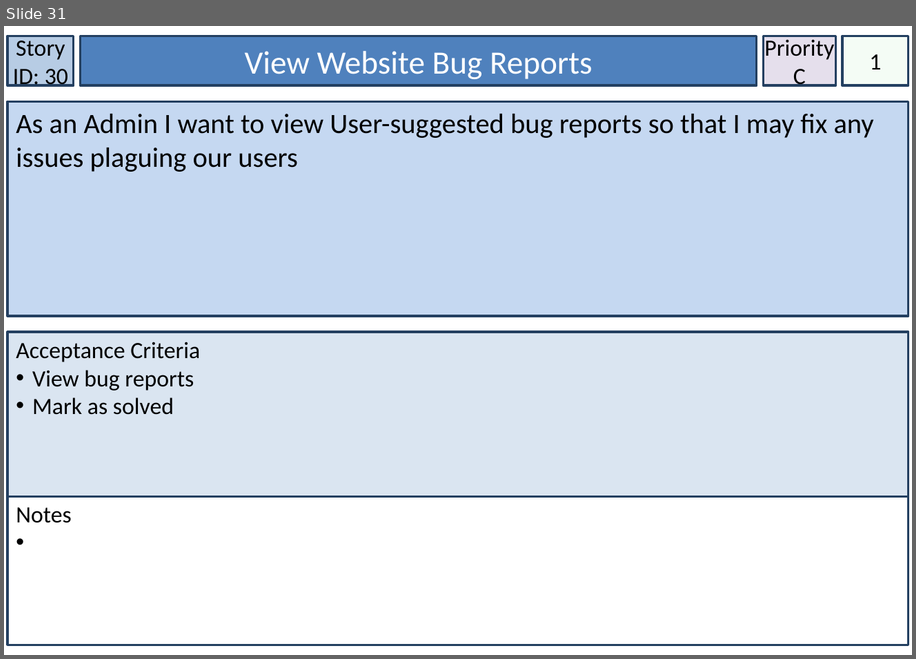
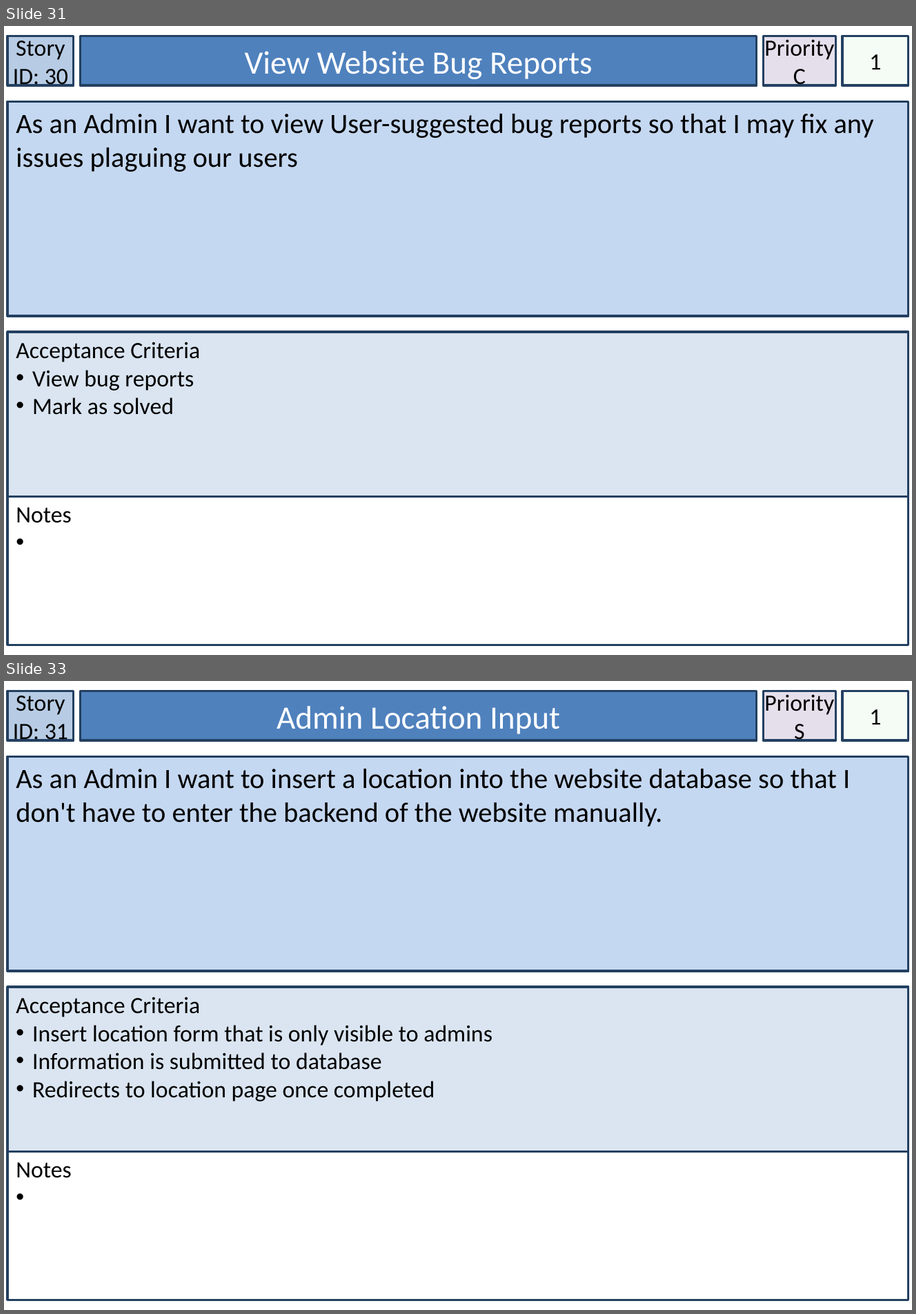
Before and after one commit to lowejosh/Django-landmarks, a slide deck: Artifact Files/Story Cards.pptx. Shown one above the other, each under a label of ours: slide 31 before the commit, slides 31 and 33 after it; the slides between them are not shown. The pictures are 916x659 and 916x1314 pixels, drawn with LibreOffice and Linux fonts; fonts in the diff are those of the drawing. Boxes give left, top, right and bottom in pixels: in the first picture for what was removed or moved away, otherwise in the second. Text is boxed around its words. In the diff, an @@ line names an element or a change of style, - is before the commit and + after.

```diff
--- a/Artifact Files/Story Cards.pptx
+++ b/Artifact Files/Story Cards.pptx
@@ slide 33 added at bbox=[4, 681, 912, 1310], background #FFFFFF @@
@@ rectangle added at bbox=[7, 691, 74, 740], fill #B7CCE4, outline #244061 2 pt, 20 pt, text #000000 @@
+Story ID: 31
@@ rectangle added at bbox=[81, 691, 757, 740], fill #4F81BD, outline #244061 2 pt, 28 pt, text #FFFFFF @@
+Admin Location Input
@@ rectangle added at bbox=[764, 691, 837, 740], fill #E5DFEC, outline #244061 2 pt, 20 pt, text #000000 @@
+Priority
+S
@@ rectangle added at bbox=[842, 691, 909, 740], fill #CCF0CD at 20% opacity, outline #244061 2 pt, 20 pt, text #000000 @@
+1
@@ rectangle added at bbox=[7, 756, 909, 971], fill #C5D8F1, outline #244061 2 pt, 24 pt, text #000000 @@
+As an Admin I want to insert a location into the website database so that I don't have to enter the backend of the website manually.
@@ rectangle added at bbox=[7, 987, 909, 1152], fill #DAE5F1, outline #244061 2 pt, 20 pt, text #000000 @@
+Acceptance Criteria
+• Insert location form that is only visible to admins
+• Information is submitted to database
+• Redirects to location page once completed
@@ rectangle added at bbox=[7, 1152, 909, 1300], fill #FFFFFF, outline #244061 2 pt, 20 pt, text #000000 @@
+Notes
```
Also in this commit, not shown: 1 slide changed, 10 other slides added, 9 other files.
